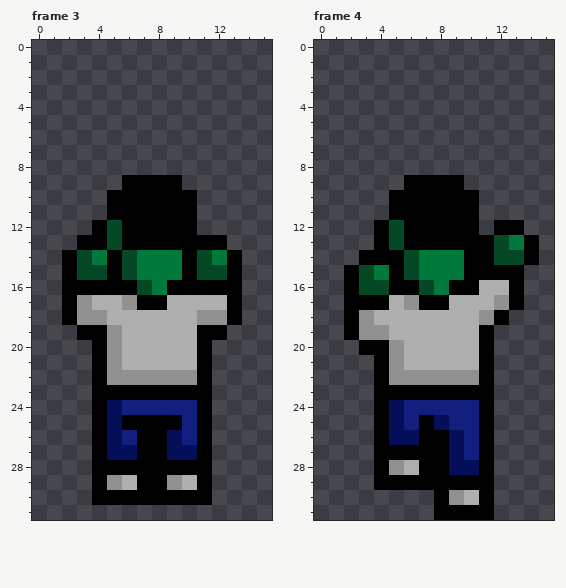
Two states of a pixel-art file, Assets/Sprites/Enemies/shuffler/aseprite/shuffler-wall-crawl.aseprite. The first picture shows the starting point.
16x32 pixels, 4 frames. Shown: frame 3, frame 4. The commit also changed other frames, which this record leaves out.
The result:
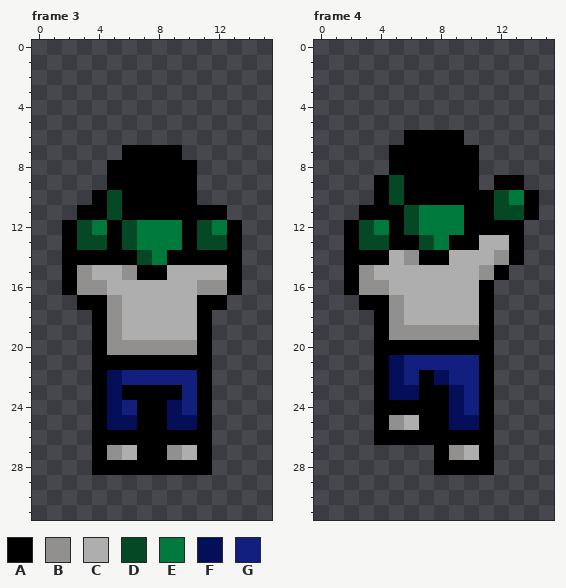
Palette (. is transparent): A #000000  B #928f8f  C #aeaeae  D #044826  E #00793d  F #050e58  G #131f7f
The edit:
Changed rows in their new state; - is an unchanged pixel.
Frame 3:
first column x 2:
 7 ----AAAA----
 8 ---AAAAAA---
 9 ---A----A---
10 --AD--------
11 -AAD-----AA-
12 ADEADEEE-DEA
13 ADDADEEE-DDA
14 -AA-AD-A-AA-
15 -BCCBAACCCC-
16 -BBCCCCCCBB-
17 .AABCCC--AA.
18 ..AB-----A..
19 -.--------.-
20 ----BBBBB---
21 ---AAAAAA---
22 ---FGGGGG---
23 ---F----G---
24 -----AAF----
25 ----F--FF---
26 ---AA--AA---
27 ---BC--BC---
29 --........--
30 --........--
Frame 4:
first column x 2:
 6 ----AAAA-----
 7 ---AAAAAA----
 8 ---AAAAAA----
 9 --AD----A-AA-
10 --AD-----ADEA
11 -AA-DEEE-ADDA
12 ADEADEEE-A---
13 ADDA-DE--CCA.
14 A--CBAACCCBA.
15 -BCCCCCCCB-.-
16 -BBCCCCCCA..-
17 .--BCCC--A..-
18 ..AB-----A.--
19 ..ABBBBBB----
20 -.-AAAAAA----
21 ---FGGGGG----
22 ---FGAFGG----
23 ---FF--FG----
24 ---AAAAF-----
25 ---BC-AFF----
26 ---AA--AA----
27 --....-BC----
28 --....-AA----
29 --........---
30 ------....---
31 ------....---
